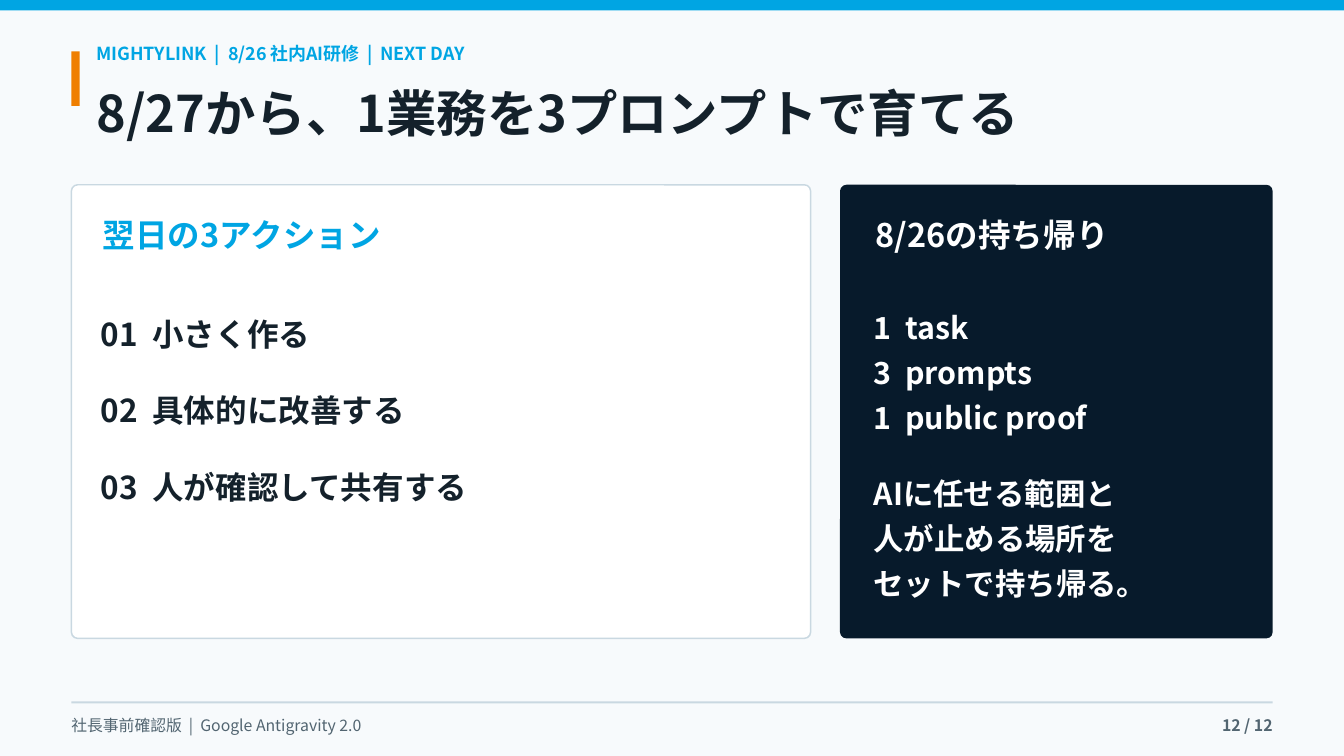
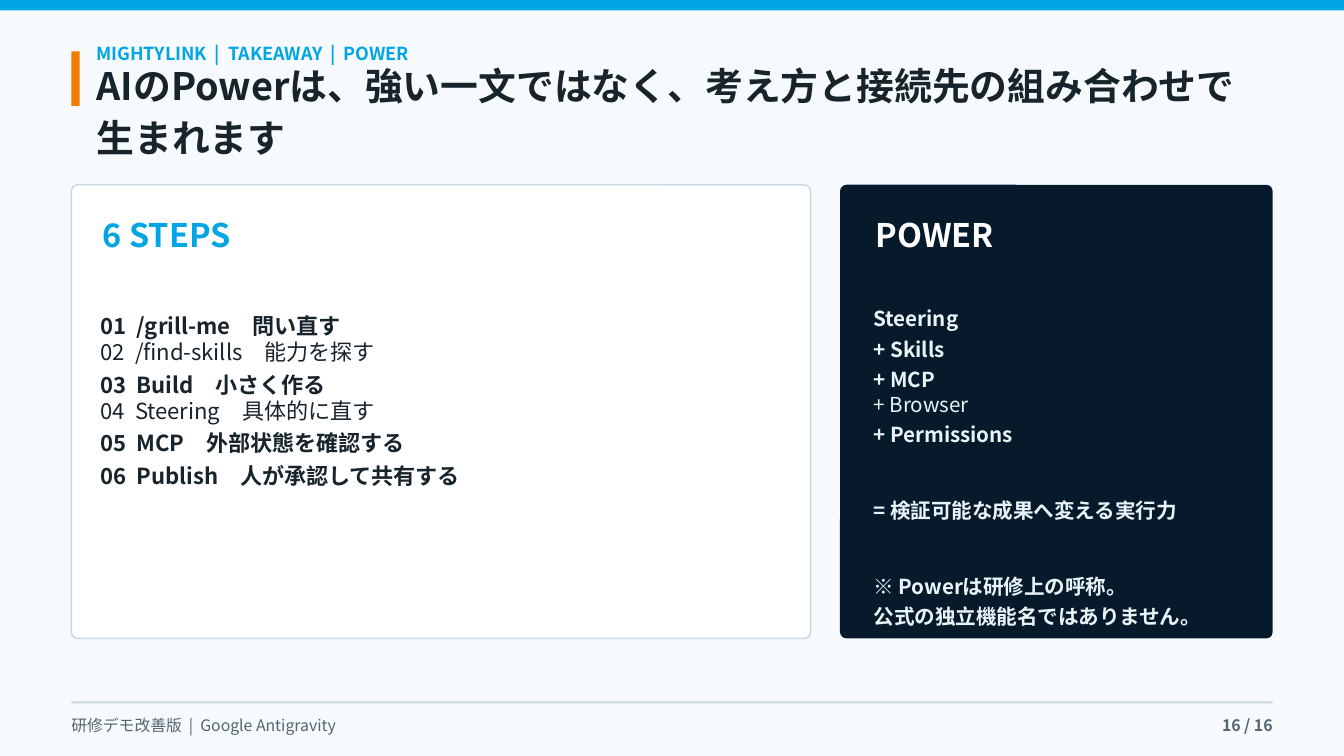
Before and after one commit to kanta13jp1/mighty-link-ai-connect, a slide deck: slide 16 of exports/mighty_skill_bridge_antigravity_user_guide_2026.pptx (slide 12 before the commit). Drawn at 1344x756 pixels with LibreOffice and Linux fonts; fonts in the diff are those of the drawing. Boxes give left, top, right and bottom in pixels: in the first picture for what was removed or moved away, otherwise in the second. Text is boxed around its words. In the diff, an @@ line names an element or a change of style, - is before the commit and + after.

Commit message:
feat: expand Antigravity workshop with skills workflow

```diff
--- a/exports/mighty_skill_bridge_antigravity_user_guide_2026.pptx
+++ b/exports/mighty_skill_bridge_antigravity_user_guide_2026.pptx
@@ text at box(97, 46, 409, 61): text changed @@
-MIGHTYLINK | 8/26 社内AI研修 | NEXT DAY
+MIGHTYLINK | TAKEAWAY | POWER
@@ text at box(97, 62, 1235, 155): text changed; size 36 to 27 pt; text colour #14212B to #17242B @@
-8/27から、1業務を3プロンプトで育てる
+AIのPowerは、強い一文ではなく、考え方と接続先の組み合わせで生まれます
@@ text in rounded rectangle at box(103, 222, 231, 248): text changed @@
-翌日の3アクション
+6 STEPS
@@ text in rounded rectangle at box(875, 222, 994, 248): text changed @@
-8/26の持ち帰り
+POWER
@@ text at box(101, 315, 460, 486): text changed; size 22.5 to 15.8 pt; text colour #14212B to #17242B @@
-01 小さく作る
-02 具体的に改善する
-03 人が確認して共有する
+01 /grill-me 問い直す
+02 /find-skills 能力を探す
+03 Build 小さく作る
+04 Steering 具体的に直す
+05 MCP 外部状態を確認する
+06 Publish 人が承認して共有する
@@ text at box(874, 309, 1201, 626): text changed; size 21.8 to 14.6 pt; text colour #FFFFFF to #E8F4F7 @@
-1 task
-3 prompts
-1 public proof
-AIに任せる範囲と
-人が止める場所を
-セットで持ち帰る。
+Steering
++ Skills
++ MCP
++ Browser
++ Permissions
+= 検証可能な成果へ変える実行力
+※ Powerは研修上の呼称。
+公式の独立機能名ではありません。
@@ text at box(71, 717, 336, 735): text changed @@
-社長事前確認版 | Google Antigravity 2.0
+研修デモ改善版 | Google Antigravity
@@ text at box(1222, 719, 1273, 731): text changed @@
-12 / 12
+16 / 16
```
Also in this commit, not shown: 9 other slides changed, 6 slides added, 2 slides removed, 23 other files.
